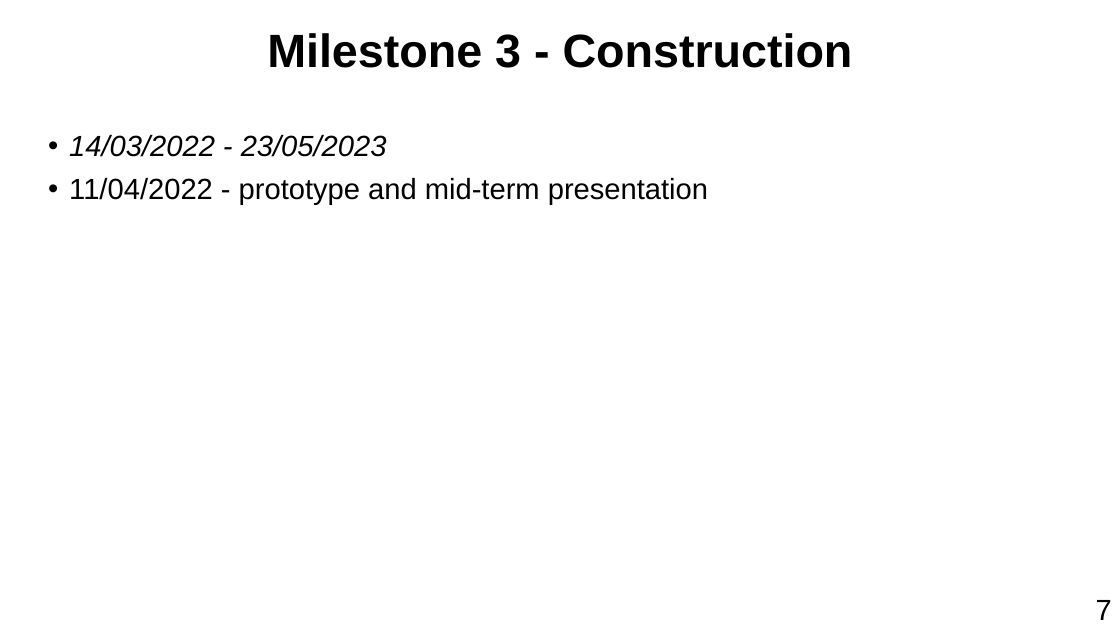
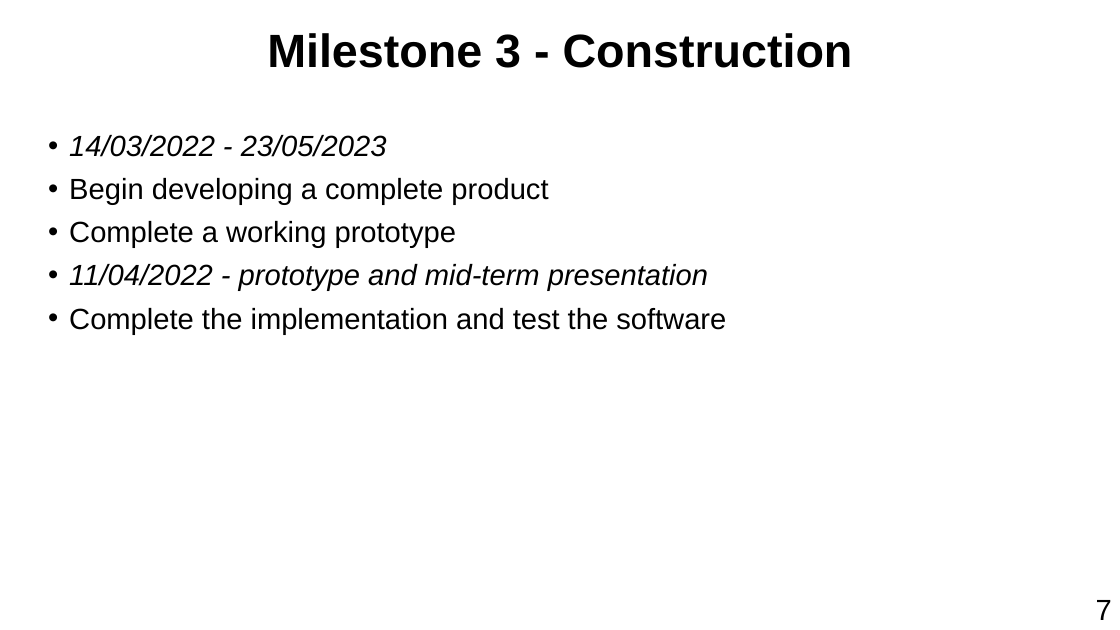
Before and after one commit to zzzzz151/AI-text-detector, a slide deck: slide 7 of PresentationInception.pptx. Drawn at 1120x630 pixels with LibreOffice and Linux fonts; fonts in the diff are those of the drawing. Boxes give left, top, right and bottom in pixels: in the first picture for what was removed or moved away, otherwise in the second. Text is boxed around its words. In the diff, an @@ line names an element or a change of style, - is before the commit and + after.

Commit message:
Updated presentation

```diff
--- a/PresentationInception.pptx
+++ b/PresentationInception.pptx
@@ text at [69,178,548,248]: paragraphs added @@
+• Begin developing a complete product
+• Complete a working prototype
@@ text at [69,264,708,291]: italic on in "11/04/2022 - prototype and mid-term presentation" @@
@@ text at [69,308,726,335]: paragraph added @@
+• Complete the implementation and test the software
```
Also in this commit, not shown: 1 other slide changed.
